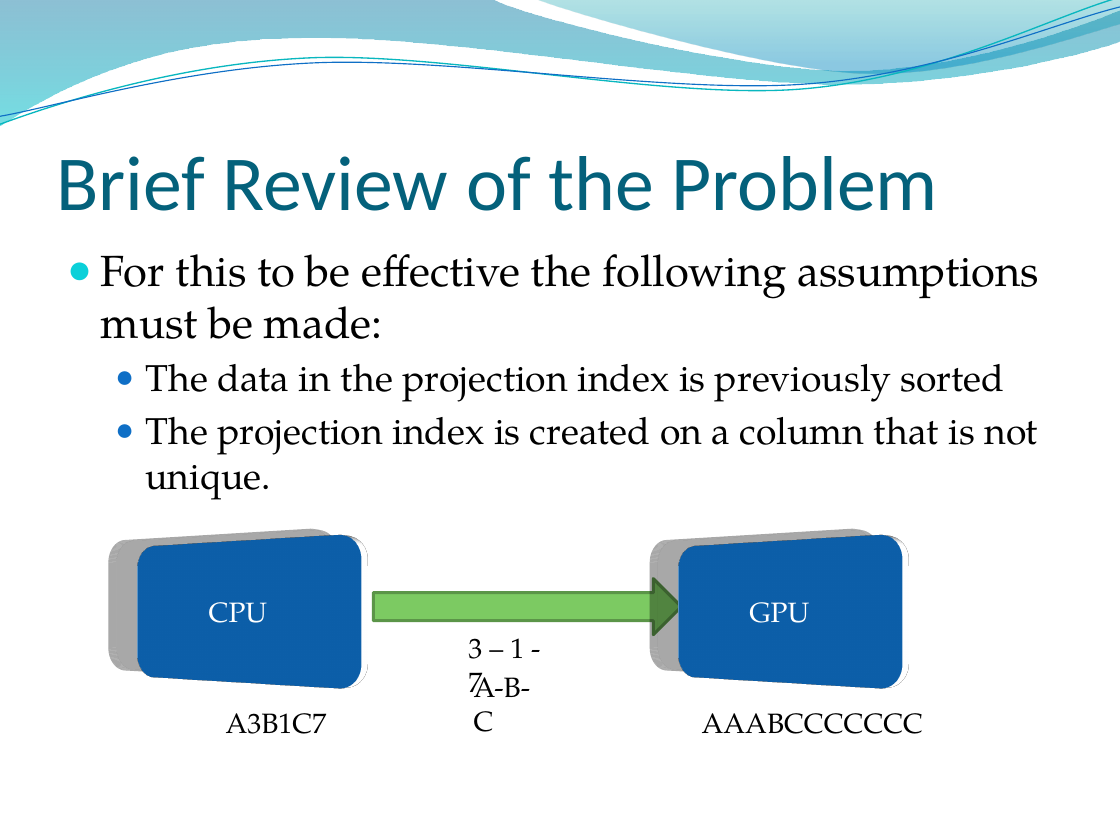
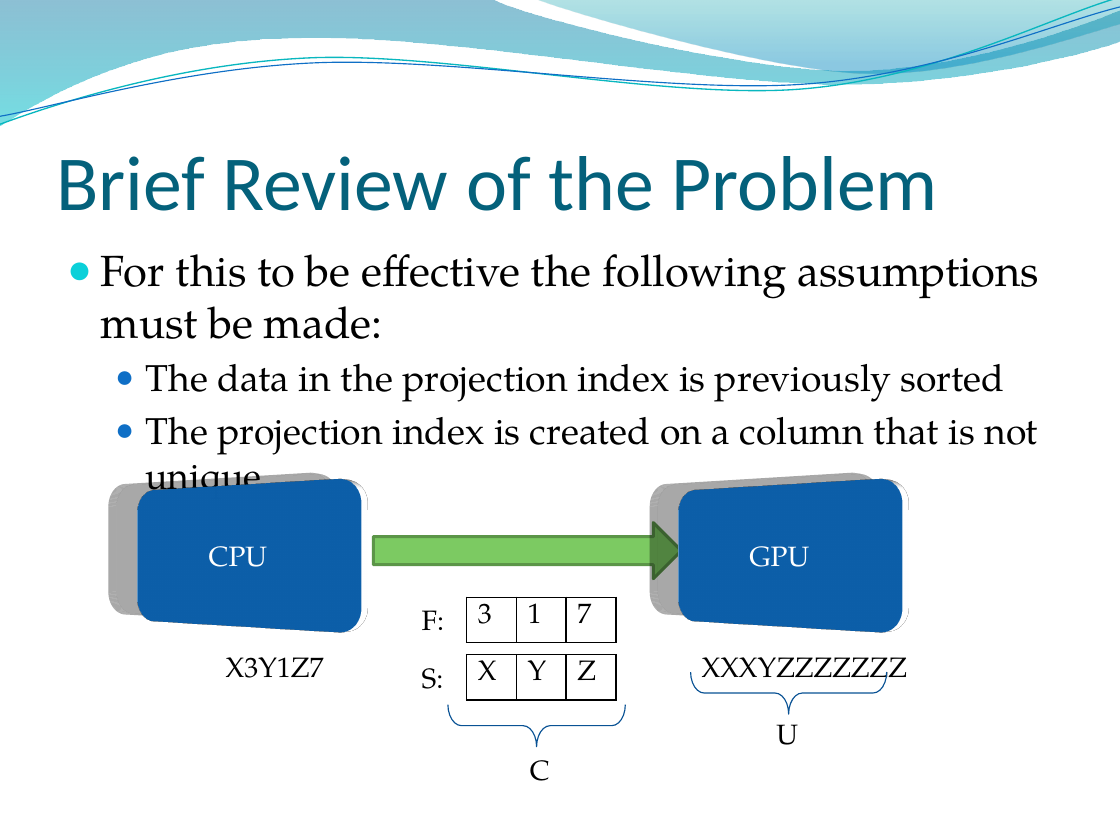
Before and after one commit to edvelezg/unb-pdp2, a slide deck: slide 4 of proj/FinalPresentation.pptx. Drawn at 1120x840 pixels with LibreOffice and Linux fonts; fonts in the diff are those of the drawing; background and template pictures are left out. Boxes give left, top, right and bottom in pixels: in the first picture for what was removed or moved away, otherwise in the second. Text is boxed around its words. In the diff, an @@ line names an element or a change of style, - is before the commit and + after.

```diff
--- a/proj/FinalPresentation.pptx
+++ b/proj/FinalPresentation.pptx
@@ 2 rounded rectangles, 1 down arrow: place and size @@
-2 rounded rectangles, 1 down arrow at bbox=[103, 541, 915, 681]
+2 rounded rectangles, 1 down arrow at bbox=[103, 485, 915, 625]
@@ table added at bbox=[467, 597, 615, 643], 1 rows, 3 columns @@
+3 | 1 | 7
@@ text added at bbox=[422, 610, 445, 630], 18 pt, text #000000 @@
+F:
@@ text at bbox=[226, 657, 324, 678]: text changed @@
-  A3B1C7
+  X3Y1Z7
@@ table added at bbox=[467, 654, 615, 700], 1 rows, 3 columns @@
+X | Y | Z
@@ text removed at bbox=[468, 638, 524, 697] @@
-3 – 1 - 7
@@ text at bbox=[702, 657, 907, 689]: text changed @@
-  AAABCCCCCCC
+  XXXYZZZZZZZ
@@ text added at bbox=[422, 668, 444, 689], 18 pt, text #000000 @@
+S:
@@ left brace added at bbox=[690, 671, 886, 714], outline #095295 0.75 pt @@
@@ left brace added at bbox=[448, 704, 625, 747], outline #095295 0.75 pt @@
@@ text added at bbox=[776, 714, 798, 745], 18 pt, text #000000 @@
+U
@@ text at bbox=[530, 760, 550, 781]: text changed @@
-A-B-C
+C
```
Also in this commit, not shown: 1 other slide changed, 3 other files.
